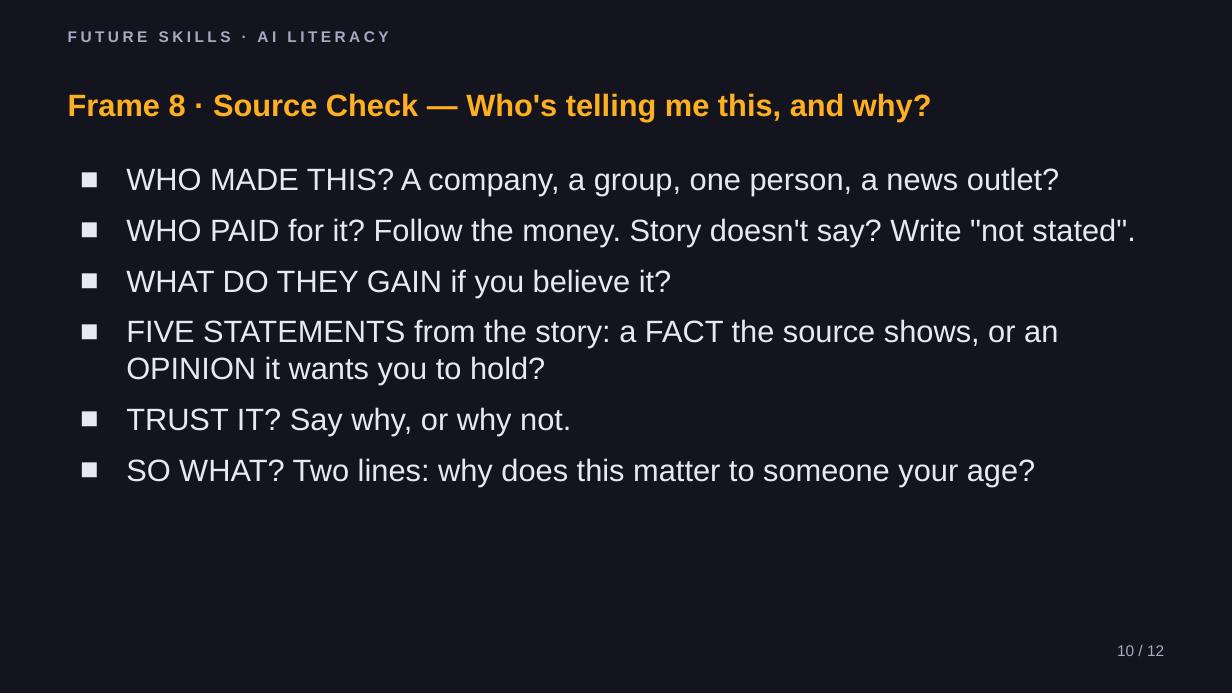
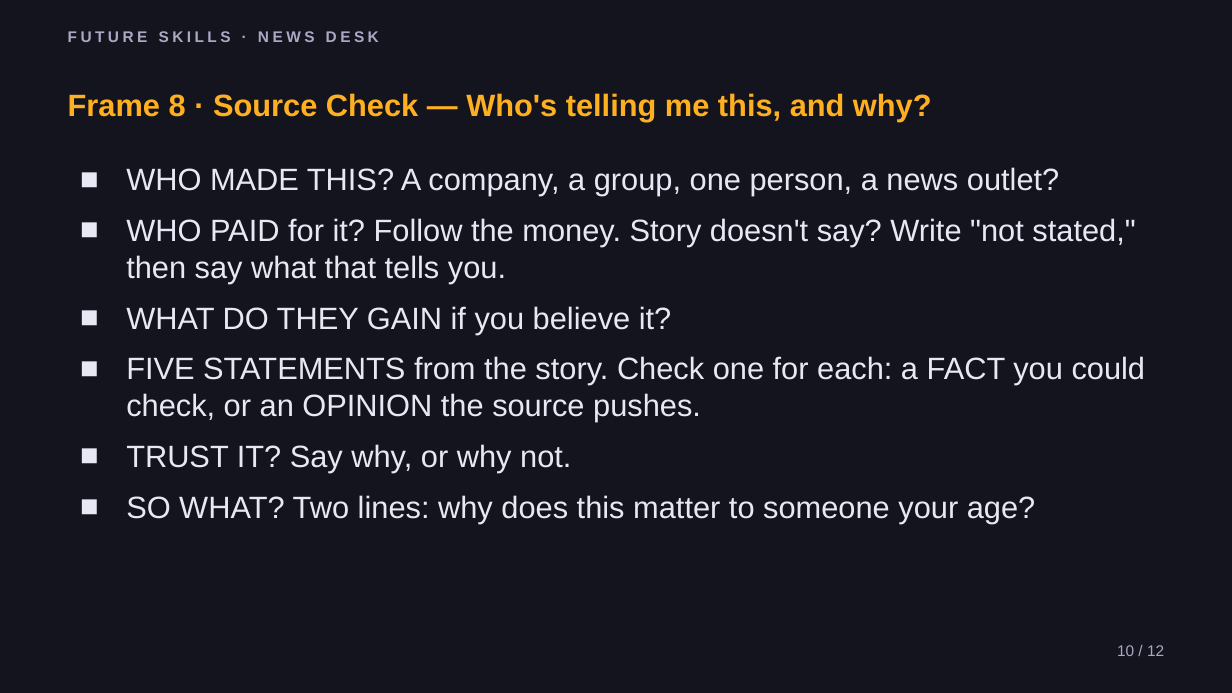
Before and after one commit to phiunit/tptphi, a slide deck: slide 10 of products/news-desk-frames/dist/News Desk - Slides.pptx. Drawn at 1232x693 pixels with LibreOffice and Linux fonts; fonts in the diff are those of the drawing. Boxes give left, top, right and bottom in pixels: in the first picture for what was removed or moved away, otherwise in the second. Text is boxed around its words. In the diff, an @@ line names an element or a change of style, - is before the commit and + after.

```diff
--- a/products/news-desk-frames/dist/News Desk - Slides.pptx
+++ b/products/news-desk-frames/dist/News Desk - Slides.pptx
@@ text at [68, 31, 379, 42]: text changed @@
-FUTURE SKILLS · AI LITERACY
+FUTURE SKILLS · NEWS DESK
@@ text at [126, 218, 1135, 284]: text changed @@
-■ WHO PAID for it? Follow the money. Story doesn't say? Write "not stated".
+■ WHO PAID for it? Follow the money. Story doesn't say? Write "not stated," then say what that tells you.
@@ text at [126, 356, 1146, 422]: text changed @@
-■ FIVE STATEMENTS from the story: a FACT the source shows, or an OPINION it wants you to hold?
+■ FIVE STATEMENTS from the story. Check one for each: a FACT you could check, or an OPINION the source pushes.
```
Also in this commit, not shown: 11 other slides changed, 58 other files.
